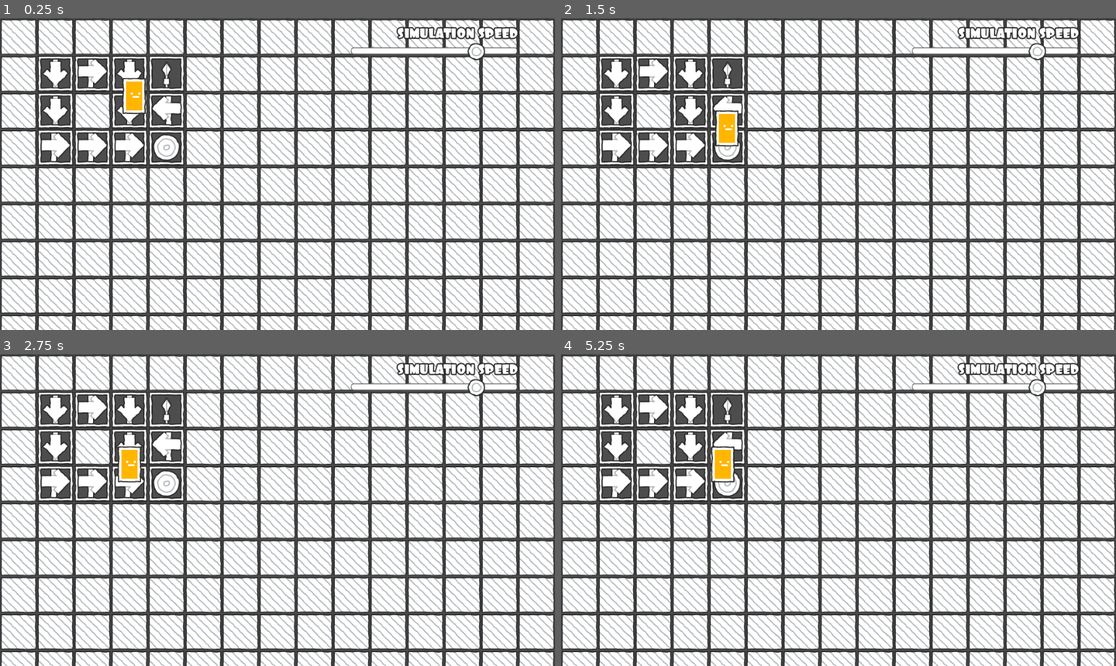
Above: before the commit, frames 1-4 (two rows, left to right).
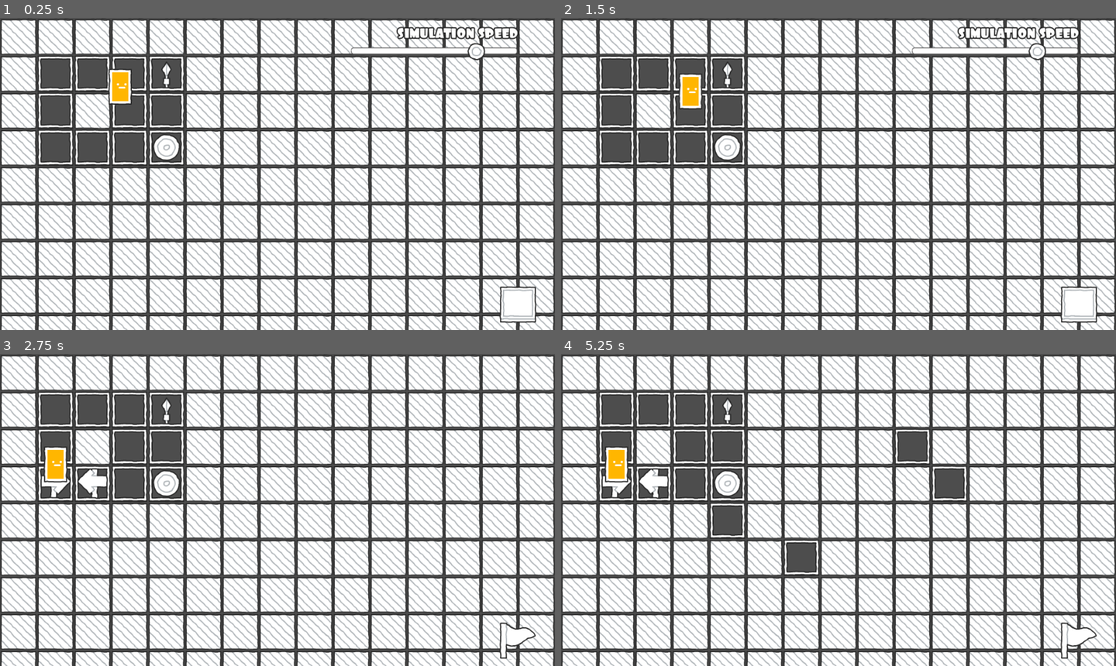
Above: after the commit, the same moments.

Repository: moraguma/RLSandbox
Game: Godot game, scene res://scenes/Experiments/QLearning.tscn
Two runs of this game, one before a commit and one after it. Both use one fixed random seed, a clock stepped at 60 frames per second and the inputs below. The project has no main scene, so this scene is started directly.
Inputs (mouse positions are in pixels of both pictures, inside the frame that each line leads up to):
- Up to frame 1 (0.25 s): no input
- Up to frame 2 (1.5 s): click (1077, 305) at 0.52 s; click (1077, 305) at 1.27 s
- Up to frame 3 (2.75 s): click (516, 641) at 2.02 s
- Up to frame 4 (5.25 s): tap Enter (ui_accept) at 2.75, 3.02, 3.77 s; move the mouse to (960, 494) at 2.77 s; click (960, 494) at 2.85 s; move the mouse to (727, 525) at 3.52 s; click (727, 525) at 3.6 s; move the mouse to (894, 441) at 4.27 s; click (894, 441) at 4.35 s; move the mouse to (810, 572) at 5.02 s; click (810, 572) at 5.1 s

The runs differ from the first frame. In frame 1, 3.2% of the frame differs, in the area x 7-97%, y 13-98%; in frame 2, 3.3%; in frame 3, 3.5%; in frame 4, 6.2%, in the area x 7-97%, y 2-98%.

Commit message:
Adds basic tile editing

Diff:
--- a/project.godot
+++ b/project.godot
@@ -27,6 +27,14 @@
 
 enabled=PackedStringArray("res://addons/easy_charts/plugin.cfg")
 
+[input]
+
+click={
+"deadzone": 0.5,
+"events": [Object(InputEventMouseButton,"resource_local_to_scene":false,"resource_name":"","device":-1,"window_id":0,"alt_pressed":false,"shift_pressed":false,"ctrl_pressed":false,"meta_pressed":false,"button_mask":0,"position":Vector2(0, 0),"global_position":Vector2(0, 0),"factor":1.0,"button_index":1,"canceled":false,"pressed":false,"double_click":false,"script":null)
+]
+}
+
 [rendering]
 
 renderer/rendering_method="mobile"
--- a/scenes/DataVisualizer.tscn
+++ b/scenes/DataVisualizer.tscn
@@ -1,7 +1,6 @@
-[gd_scene load_steps=3 format=3 uid="uid://bktot57py6gkk"]
+[gd_scene load_steps=2 format=3 uid="uid://bktot57py6gkk"]
 
 [ext_resource type="Script" path="res://scenes/scripts/DataVisualizer.gd" id="1_ofuxw"]
-[ext_resource type="PackedScene" uid="uid://dlwq4kmdb3bhs" path="res://addons/easy_charts/control_charts/chart.tscn" id="2_82kbg"]
 
 [node name="DataVisualizer" type="Control"]
 visible = false
@@ -12,11 +11,3 @@
 offset_right = 960.0
 offset_bottom = 540.0
 script = ExtResource("1_ofuxw")
-
-[node name="Chart" parent="." instance=ExtResource("2_82kbg")]
-layout_mode = 0
-anchors_preset = 0
-anchor_right = 0.0
-anchor_bottom = 0.0
-offset_right = 960.0
-offset_bottom = 544.0
--- a/scenes/Environment.tscn
+++ b/scenes/Environment.tscn
@@ -1,10 +1,13 @@
-[gd_scene load_steps=9 format=3 uid="uid://cndliy0xg0m5b"]
+[gd_scene load_steps=12 format=3 uid="uid://cndliy0xg0m5b"]
 
 [ext_resource type="Texture2D" uid="uid://d274pyom4owob" path="res://resources/sprites/environment_tileset.png" id="1_gfq80"]
 [ext_resource type="Script" path="res://scenes/scripts/Environment.gd" id="2_m4csj"]
 [ext_resource type="Texture2D" uid="uid://7ohjh11hlusq" path="res://resources/sprites/objects_tileset.png" id="2_pk40i"]
 [ext_resource type="Texture2D" uid="uid://dbhm30ga75in" path="res://resources/sprites/agent.png" id="4_nx588"]
 [ext_resource type="Theme" uid="uid://dpvfhrd6522wp" path="res://resources/themes/main_theme.tres" id="5_cutwa"]
+[ext_resource type="Texture2D" uid="uid://ck2vbneo8g87j" path="res://resources/sprites/play.png" id="6_1hkb3"]
+[ext_resource type="Script" path="res://scenes/scripts/EnvironmentBuilder.gd" id="6_60b1d"]
+[ext_resource type="Texture2D" uid="uid://fu4kxuc8g80o" path="res://resources/sprites/stop.png" id="7_tosob"]
 
 [sub_resource type="TileSetAtlasSource" id="TileSetAtlasSource_7pnhd"]
 texture = ExtResource("1_gfq80")
@@ -53,6 +56,25 @@
 texture = ExtResource("4_nx588")
 offset = Vector2(0, -32)
 
+[node name="EnvironmentBuilder" type="Node2D" parent="."]
+script = ExtResource("6_60b1d")
+
+[node name="BuildingArea" type="Control" parent="EnvironmentBuilder"]
+layout_mode = 3
+anchors_preset = 0
+offset_right = 960.0
+offset_bottom = 544.0
+
+[node name="Play" type="TextureButton" parent="EnvironmentBuilder"]
+offset_left = 864.0
+offset_top = 464.0
+offset_right = 928.0
+offset_bottom = 529.0
+focus_mode = 0
+toggle_mode = true
+texture_normal = ExtResource("6_1hkb3")
+texture_pressed = ExtResource("7_tosob")
+
 [node name="SimulationSpeed" type="Label" parent="."]
 offset_left = 687.0
 offset_top = 12.0
@@ -71,3 +93,7 @@
 step = 0.01
 value = 0.83
 scrollable = false
+
+[connection signal="mouse_entered" from="EnvironmentBuilder/BuildingArea" to="EnvironmentBuilder" method="focus_building"]
+[connection signal="mouse_exited" from="EnvironmentBuilder/BuildingArea" to="EnvironmentBuilder" method="unfocus_building"]
+[connection signal="pressed" from="EnvironmentBuilder/Play" to="." method="toggle_start"]
--- a/scenes/Experiments/QLearning.tscn
+++ b/scenes/Experiments/QLearning.tscn
@@ -12,4 +12,3 @@
 resetter_script = ExtResource("3_uwmfg")
 rewarder_script = ExtResource("4_x72b8")
 learner_script = ExtResource("5_p8am5")
-headless_episodes = 250
--- a/scenes/scripts/DataVisualizer.gd
+++ b/scenes/scripts/DataVisualizer.gd
@@ -1,14 +1,17 @@
 extends Control
+
+
+const CHART_CLASS = preload("res://addons/easy_charts/control_charts/chart.tscn")
 
 
 var properties: ChartProperties
 var fx: Array[Function] = []
 
 
-@onready var chart: Chart = $Chart
+var chart: Chart = null
 
 
-var initialized = false
+var viewable = false
 
 
 func _ready():
@@ -30,7 +33,7 @@
 
 
 func _process(delta):
-	if initialized:
+	if viewable:
 		if Input.is_action_just_pressed("ui_accept"):
 			show()
 			chart.queue_redraw()
@@ -40,8 +43,9 @@
 
 func add_function(f: Function):
 	fx.append(f)
-	if not initialized:
-		initialized = true
+	if chart == null:
+		chart = CHART_CLASS.instantiate()
+		add_child(chart)
 
 		chart.plot(fx, properties)
 	else:
@@ -50,4 +54,5 @@
 
 func reset_functions(f: Function):
 	fx = []
+	chart = null
 	add_function(f)
--- a/scenes/scripts/Environment.gd
+++ b/scenes/scripts/Environment.gd
@@ -34,7 +34,7 @@
 	Vector2i(0, 2): Vector2i(-1, 0)
 }
 
-const MAX_H = 13
+const MAX_H = 14
 const MAX_V = 7
 
 # Agent data -------------------------------------------------------------------
@@ -96,6 +96,7 @@
 @onready var agent_sprite = $Agent
 @onready var simulation_speed = $SimulationSpeed
 @onready var speed_slider = $Slider
+@onready var environment_builder = $EnvironmentBuilder
 
 # --------------------------------------------------------------------------------------------------
 # BUILT-INS
@@ -130,13 +131,23 @@
 # --------------------------------------------------------------------------------------------------
 # BUILDER
 # --------------------------------------------------------------------------------------------------
+func toggle_start():
+	if running:
+		stop()
+	else:
+		start()
+
+
 func start():
 	running = true
+	environment_builder.can_build = false
 
 	randomize()
 
 	load_scripts()
 	build_graph()
+	reset_tilemap_policy()
+	reset_values()
 
 	while episodes < headless_episodes:
 		_iterate_algorithm()
@@ -148,14 +159,14 @@
 
 func stop():
 	running = false
+	environment_builder.can_build = true
+
+	DataVisualizer.viewable = false
 
 	simulation_speed.hide()
 	speed_slider.hide()
 
 
-# --------------------------------------------------------------------------------------------------
-# ENVIRONMENT
-# --------------------------------------------------------------------------------------------------
 func load_scripts():
 	action_results = action_results_script.new()
 	resetter = resetter_script.new()
@@ -163,6 +174,32 @@
 	learner = learner_script.new()
 
 
+func reset_values():
+	episodes = 0
+	trial = []
+
+	g_function = null
+	averaged_function = null
+	running_episodes = 0
+	running_total_reward = 0
+
+
+func place_tile(tile_info, coords: Vector2i):
+	if tile_info["source_id"] == OBJECT_ID:
+		assert(tile_info["layer"] == OBJECT_LAYER, "Object used in non object layer!")
+
+		if get_cell_atlas_coords(ENVIRONMENT_LAYER, coords) == WALL_TILE:
+			return
+	elif tile_info["source_id"] == ENVIRONMENT_ID:
+		assert(tile_info["layer"] == ENVIRONMENT_LAYER, "Environment used in non environment layer!")
+
+	if coords[0] > 0 and coords[0] < MAX_H and coords[1] > 0 and coords[1] < MAX_V:
+		set_cell(tile_info["layer"], coords, tile_info["source_id"], tile_info["atlas_coords"])
+
+# --------------------------------------------------------------------------------------------------
+# ENVIRONMENT
+# --------------------------------------------------------------------------------------------------
+
 # Builds the MDP that represents the problem
 func build_graph():
 	graph = {}
@@ -178,6 +215,14 @@
 				graph[tile][action_list[i]] = action_results.get_result(self, tile, action_list[i])
 				for j in range(len(graph[tile][action_list[i]])):
 					graph[tile][action_list[i]][j][0] = get_movement_result(tile, graph[tile][action_list[i]][j][0])
+
+
+func reset_tilemap_policy():
+	var object_tiles = get_used_cells_by_id(OBJECT_LAYER, OBJECT_ID)
+
+	for tile in object_tiles:
+		if get_cell_atlas_coords(OBJECT_LAYER, tile) in TILE_TO_ACTION:
+			set_cell(OBJECT_LAYER, tile, -1)
 
 
 # Gets the resulting tile of a movement as a Vector2i
@@ -249,6 +294,7 @@
 				type = Function.Type.LINE,
 				interpolation = Function.Interpolation.STAIR })
 		DataVisualizer.reset_functions(g_function)
+		DataVisualizer.viewable = true
 	else:
 		g_function.add_point(episodes, cummulative_reward)
 		if g_function.count_points() > MAX_DATA_POINTS:
--- /dev/null
+++ b/scenes/scripts/EnvironmentBuilder.gd
@@ -0,0 +1,32 @@
+extends Node2D
+
+
+@onready var play_button = $Play
+@onready var environment: RLEnvironment = get_parent()
+
+
+var selected_tile = null
+var can_build = false
+var has_focus = false
+
+
+func _ready():
+	play_button.button_pressed = not environment.running
+
+	selected_tile = {"layer": environment.ENVIRONMENT_LAYER,
+						"source_id": environment.ENVIRONMENT_ID,
+						"atlas_coords": environment.EMPTY_TILE}
+
+
+func _input(event):
+	if Input.is_action_just_pressed("click"):
+		if can_build and has_focus and selected_tile != null:
+			environment.place_tile(selected_tile, Vector2i(get_viewport().get_mouse_position() / environment.CELL_SIZE))
+
+
+func focus_building():
+	has_focus = true
+
+
+func unfocus_building():
+	has_focus = false
Binary file added: resources/sprites/play.png
Not shown, added: resources/sprites/play.png.import
Binary file added: resources/sprites/stop.png
Not shown, added: resources/sprites/stop.png.import
